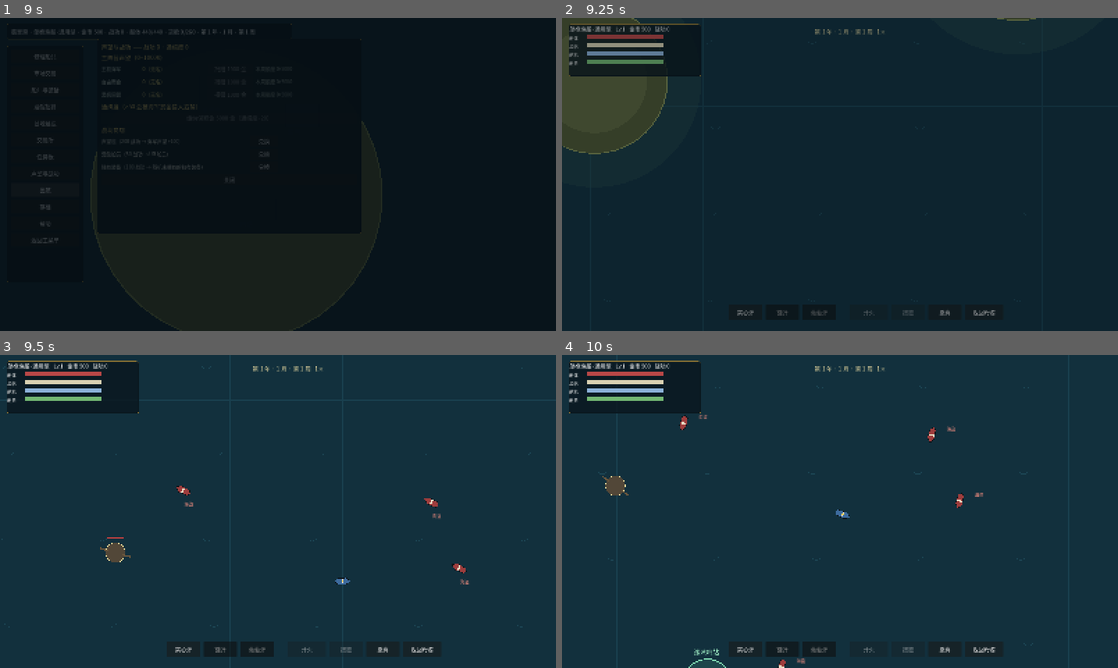
Above: before the commit, frames 1-4 (two rows, left to right).
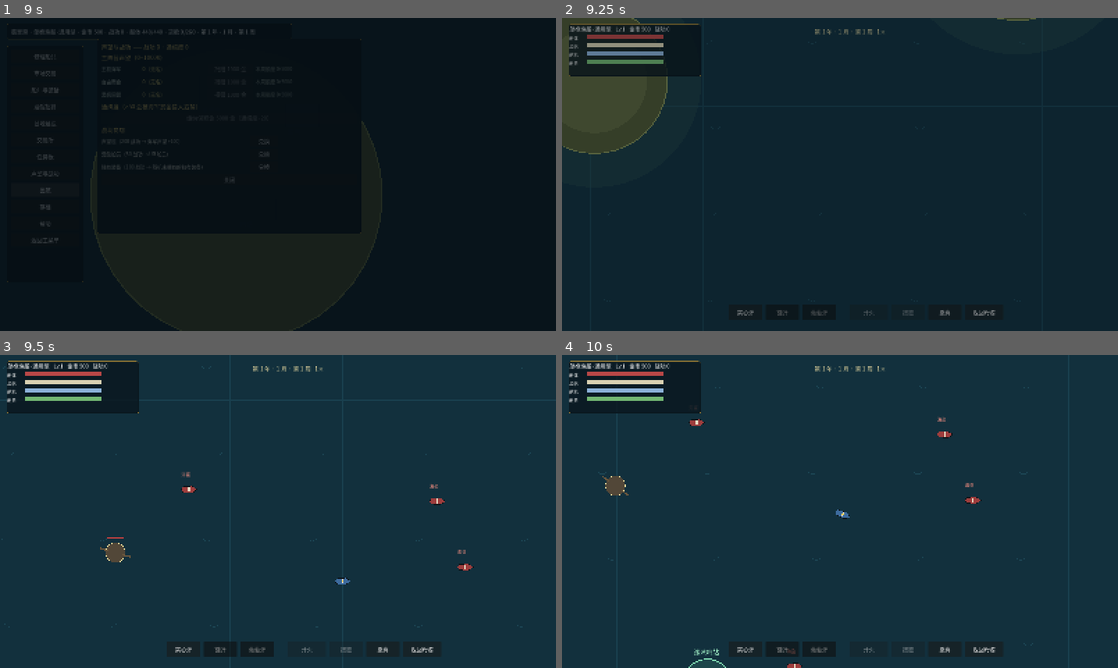
Above: after the commit, the same moments.

Repository: lucifermbbgh/OceanHero
Game: Godot game, scene res://scenes/main.tscn
The game is run twice, just before and just after one commit, with the same random seed, the same clock (stepped at 60 frames per second) and the same inputs.
Inputs (mouse positions are in pixels of both pictures, inside the frame that each line leads up to):
- Up to frame 1 (9 s): tap Enter at 0.5 s; move the mouse to (400, 158) at 0.52 s; hold D (steer_right) 0.53-1.25 s; tap B at 0.6 s; click (400, 158) at 0.67 s; tap Space at 0.77 s; click "新游戏" at 1.25 s; drag from (166, 190) to (250, 237) at 2.02 s; click "修理船只" at 2.75 s; click "市场交易" at 3.5 s; click "船厂与装备" at 4.25 s; click "酒馆招募" at 5 s; click "基地建设" at 5.75 s; click "交易所" at 6.5 s; click "任务板" at 7.25 s; click "声望与战功" at 8 s; click "出航" at 8.75 s
- Up to frame 2 (9.25 s): no input
- Up to frame 3 (9.5 s): no input
- Up to frame 4 (10 s): move the mouse to (895, 442) at 9.52 s; hold D (steer_right) from 9.53 s (still down); tap E at 9.6 s

Frames 1-2 are identical in both runs. In frame 3, 0.3% of the frame differs, in the area x 31-86%, y 37-74%; in frame 4, 0.5%, in the area x 21-76%, y 16-100%.
Error after the commit: Invalid call. Nonexistent function 'randf_range' in base 'Node (rng_service.gd)'. (res://scripts/ship/sea_ship.gd:167)

Commit message:
fix: NPC 无目标时不再原地打转
- 根因：_ai_steer() 的无目标分支返回常量 0.2 舵角，等价于永久满舵
- 改为巡游：每 4~9 秒随机换航向，对齐后停舵；转向幅度限制 ±0.6
- 新增行为测试：跑 180 物理帧后，最后 0.5 秒航向漂移 < 0.02 rad
- 文档补巡游行为说明与实测用例 F11

Diff:
--- a/scripts/ship/sea_ship.gd
+++ b/scripts/ship/sea_ship.gd
@@ -47,6 +47,8 @@
 var reload_timer := 0.0
 var disengage_timer := 0.0
 var _last_target = null
+var wander_heading := 0.0
+var wander_timer := 0.0
 var heading := 0.0
 var nav_target = null
 var nav_queue: Array = []
@@ -161,6 +163,8 @@
 	unique_crew_stat = int(edef.unique_crew_stat)
 	base_damage_ref = cannon_damage
 	base_reload_ref = cannon_reload
+	wander_heading = heading
+	wander_timer = RngService.randf_range(2.0, 6.0)
 	queue_redraw()
 
 # ---------------- 状态查询 ----------------
@@ -238,7 +242,7 @@
 			else:
 				desired_throttle = 0.12
 	else:
-		desired_turn = _ai_steer()
+		desired_turn = _ai_steer(delta)
 
 	heading += clampf(desired_turn, -1.0, 1.0) * turn_rate * turn_mult * delta
 	rotation = heading
@@ -252,7 +256,7 @@
 	var diff := wrapf(want - heading, -PI, PI)
 	return clampf(diff * 2.0, -1.0, 1.0)
 
-func _ai_steer() -> float:
+func _ai_steer(delta: float) -> float:
 	if target != null and is_instance_valid(target):
 		var dist: float = global_position.distance_to(target.global_position)
 		if dist > cannon_range * 0.75:
@@ -268,8 +272,16 @@
 			return 0.0
 		throttle = 0.6
 		return _turn_toward(to_target.angle())
-	throttle = 0.15
-	return 0.2
+	# 无目标：缓慢巡游。每隔几秒换一次航向，而不是恒定舵角原地打转
+	wander_timer -= delta
+	if wander_timer <= 0.0:
+		wander_timer = RngService.randf_range(4.0, 9.0)
+		wander_heading = heading + RngService.randf_range(-PI * 0.7, PI * 0.7)
+	throttle = 0.25
+	var wdiff := wrapf(wander_heading - heading, -PI, PI)
+	if absf(wdiff) < 0.08:
+		return 0.0
+	return clampf(wdiff * 1.5, -0.6, 0.6)
 
 func _update_firing(delta: float) -> void:
 	_update_disengage(delta)
--- a/tests/integration/run.gd
+++ b/tests/integration/run.gd
@@ -565,6 +565,45 @@
 	await _frames(2)
 	GameState.reputation["black_sail"] = 0
 
+	# 闲置单位不应原地打转
+	GameState.reset_new_game()
+	GameState.current_map = 1
+	var s6 = load("res://scenes/sea/sea_scene.tscn").instantiate()
+	add_child(s6)
+	await _frames(3)
+	var idle = null
+	for e in s6.enemies:
+		if String(e.get("faction")) == "pirate":
+			idle = e
+			break
+	if idle != null:
+		idle.target = null
+		idle.wander_heading = idle.heading
+		idle.wander_timer = 100.0
+		var steer: float = idle._ai_steer(0.016)
+		_ok(absf(steer) < 0.05, "闲置单位航向已对齐时不再转向", "steer=%.3f" % steer)
+		idle.wander_heading = idle.heading + 0.5
+		var steer2: float = idle._ai_steer(0.016)
+		_ok(absf(steer2) > 0.05, "偏离巡游航向时会修正", "steer=%.3f" % steer2)
+		_ok(absf(steer2) <= 0.6, "修正幅度受限，不会猛打舵", "steer=%.3f" % steer2)
+
+		# 真正跑物理帧：航向应当收敛，而不是持续旋转
+		idle.target = null
+		idle.wander_heading = idle.heading
+		idle.wander_timer = 100.0
+		for i in range(150):
+			await get_tree().physics_frame
+		var h_start: float = idle.heading
+		for i in range(30):
+			await get_tree().physics_frame
+		var drift: float = absf(wrapf(idle.heading - h_start, -PI, PI))
+		_ok(drift < 0.02, "闲置单位不会持续旋转", "0.5 秒内转了 %.4f rad" % drift)
+	else:
+		_fail += 1
+		print("  FAIL  没有找到海盗单位")
+	s6.queue_free()
+	await _frames(2)
+
 	# 贸易任务没有具体地点
 	var trade := {"type": "trade", "amount": 100, "progress": 0}
 	_ok(s3._quest_nav_target(trade) == null, "贸易任务没有导航点")
Not shown, changed: docs/02-systems-design.md
Not shown, changed: docs/06-design-changelog.md
Not shown, changed: docs/09-playtest-record.md
